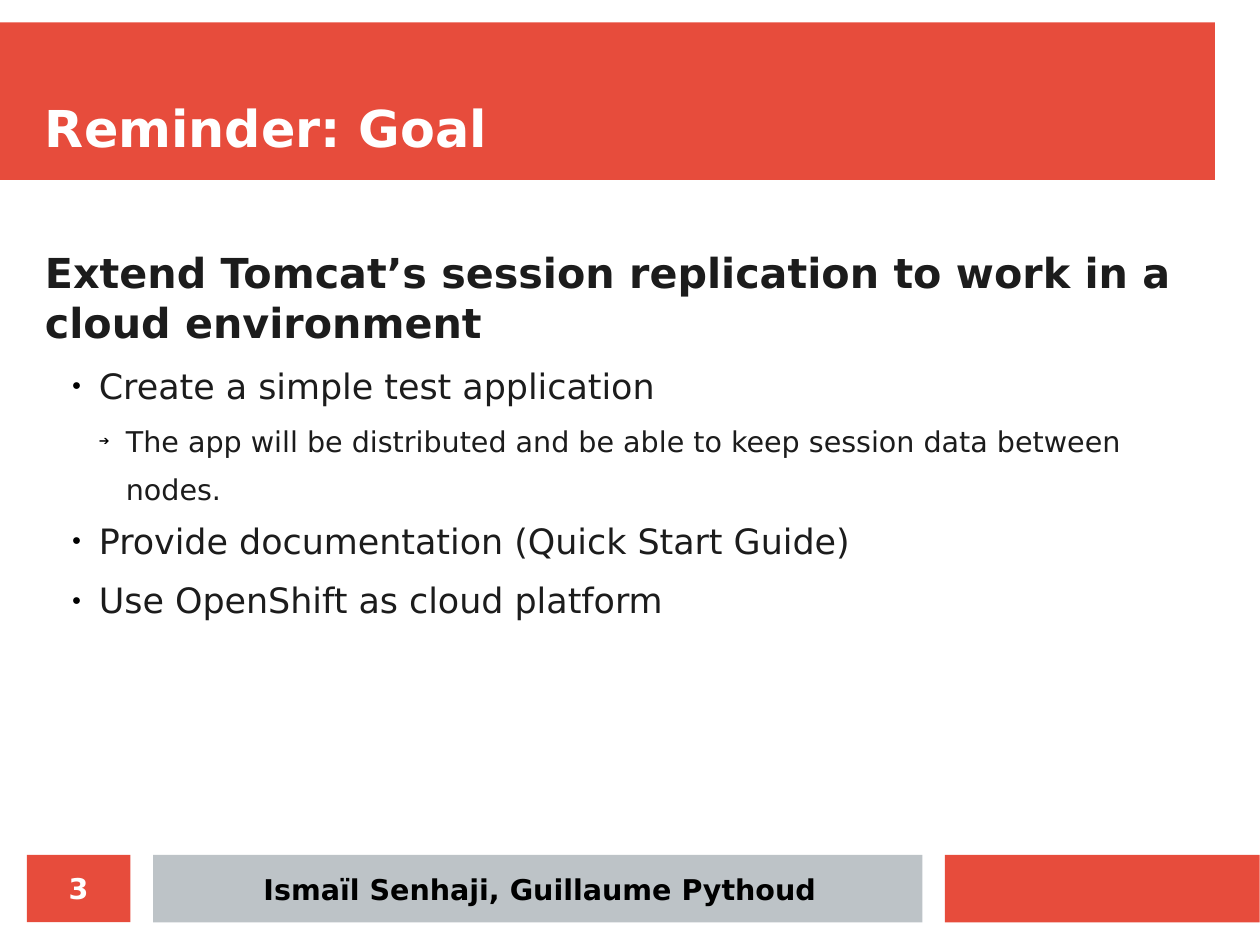
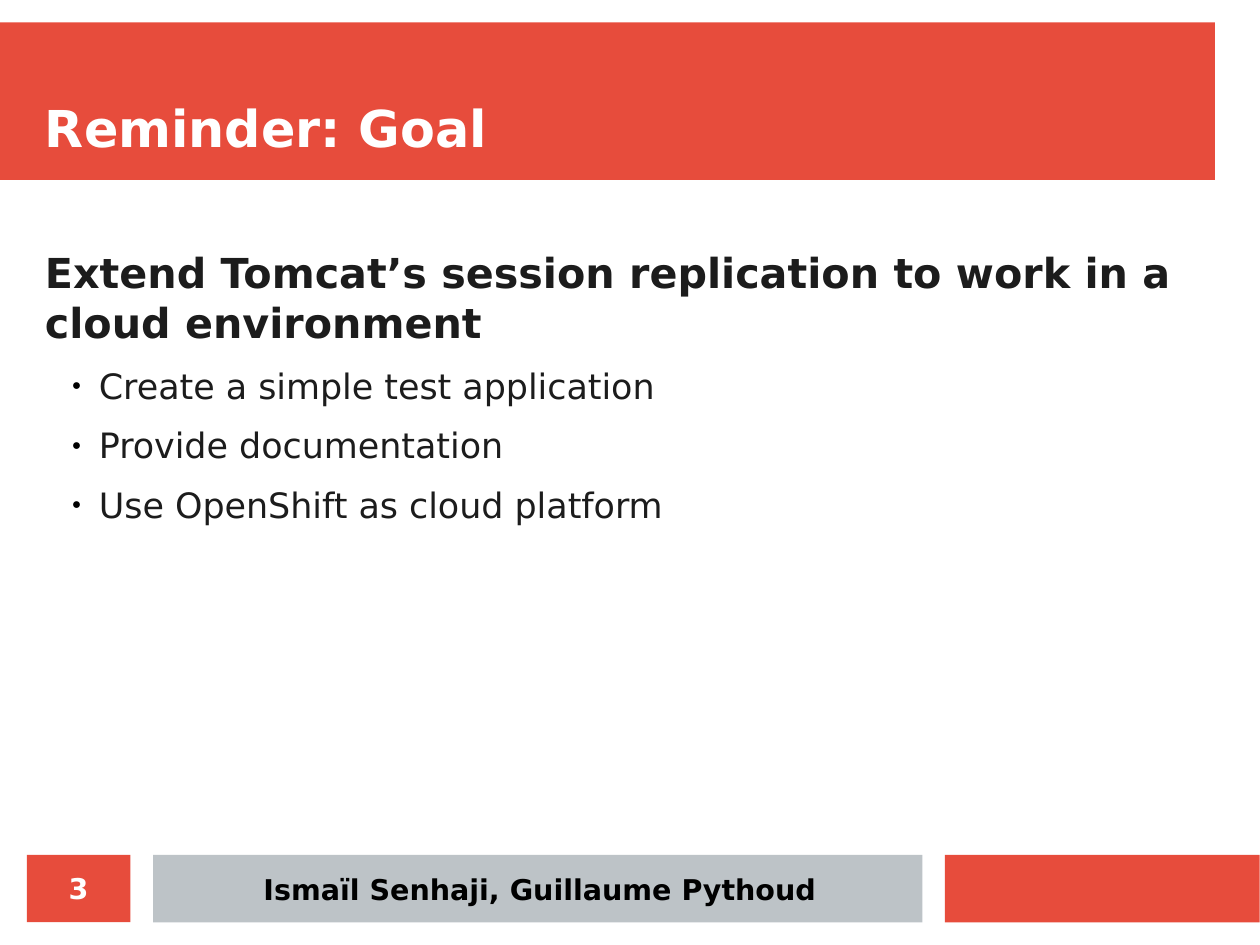
Before and after one commit to iSma/tomcat-in-the-cloud, a slide deck: slide 3 of docs/final-presentation/final_presentation.odp. Drawn at 1260x945 pixels with LibreOffice and Linux fonts; fonts in the diff are those of the drawing. Boxes give left, top, right and bottom in pixels: in the first picture for what was removed or moved away, otherwise in the second. Text is boxed around its words. In the diff, an @@ line names an element or a change of style, - is before the commit and + after.

```diff
--- a/docs/final-presentation/final_presentation.odp
+++ b/docs/final-presentation/final_presentation.odp
@@ text at bbox=[99, 431, 503, 459]: text changed; size 18 to 22 pt @@
-    ➔ The app will be distributed and be able to keep session data between
-    nodes.
-  ● Provide documentation (Quick Start Guide)
+  ● Provide documentation
```
Also in this commit, not shown: 8 other slides changed, 3 slides removed.
